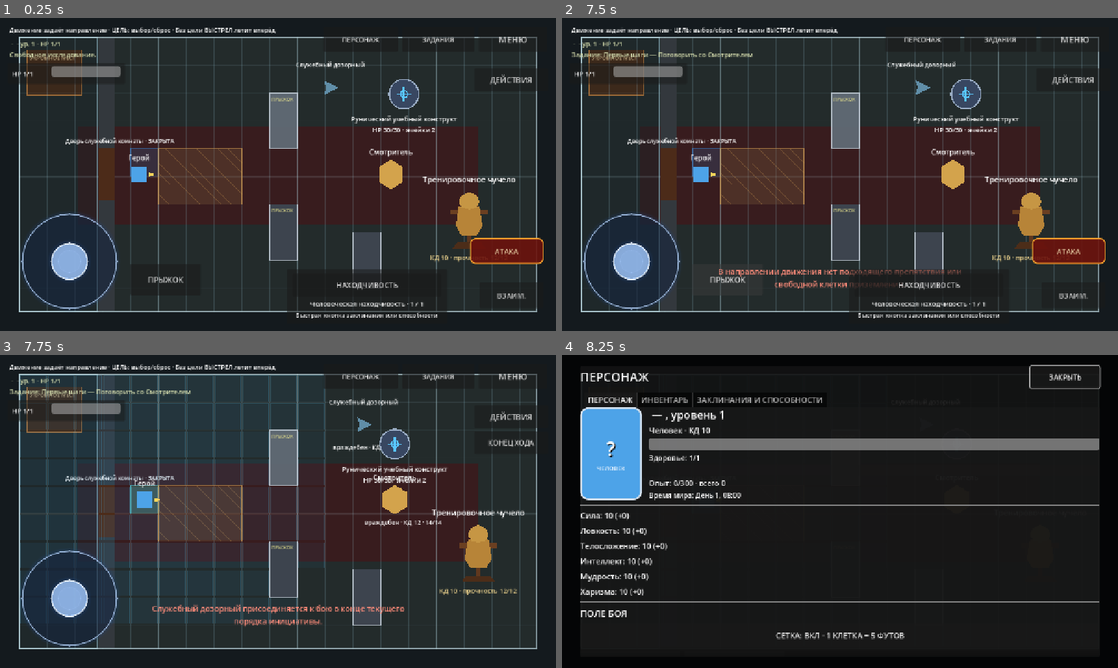
Above: before the commit, frames 1-4 (two rows, left to right).
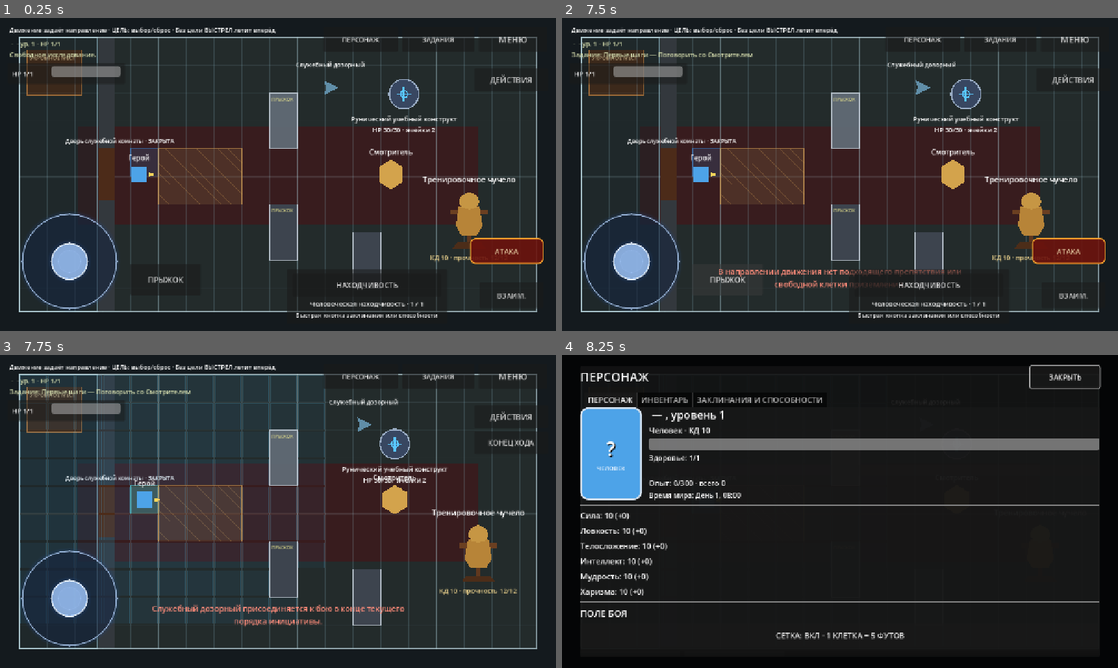
Above: after the commit, the same moments.

Repository: eretenkodaniil16-rgb/rpg-project
Game: Godot game, scene res://scenes/game/game.tscn
Two runs of this game, one before a commit and one after it. Both use one fixed random seed, a clock stepped at 60 frames per second and the inputs below. This scene is started directly instead of the project's main scene.
Inputs (mouse positions are in pixels of both pictures, inside the frame that each line leads up to):
- Up to frame 1 (0.25 s): no input
- Up to frame 2 (7.5 s): click "ВЗАИМ." at 0.5 s; click "МЕНЮ" at 1.25 s; click "Новая игра" at 2 s; click (840, 121) at 2.77 s; type "Alex" at 2.85 s; click "В главное меню" at 3.5 s; click "Новая игра" at 4.25 s; click (840, 121) at 5.02 s; type "Alex" at 5.1 s; click "В меню" at 5.75 s; click "Продолжить" at 6.5 s; click "ПРЫЖОК" at 7.25 s
- Up to frame 3 (7.75 s): no input
- Up to frame 4 (8.25 s): click "ПЕРСОНАЖ" at 8 s

Frames 1-2 are identical in both runs. In frame 3, 0.2% of the frame differs, in the area x 59-80%, y 28-55%; in frame 4, nothing differs.

Commit message:
fix(ui): hide exact NPC combat label behind inspection

Diff:
--- a/scripts/game/npc_stealth.gd
+++ b/scripts/game/npc_stealth.gd
@@ -135,6 +135,13 @@
 	_restore_alert_record()
 
 
+func _update_combat_visuals() -> void:
+	super._update_combat_visuals()
+	if _health_label != null:
+		_health_label.text = ""
+		_health_label.hide()
+
+
 func _get_game_state() -> Node:
 	return get_tree().root.get_node_or_null("GameState") if is_inside_tree() else null
 
